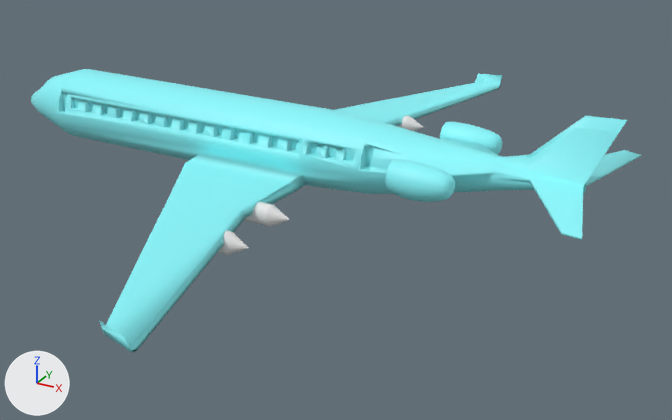
A saved change to the Blender file airmura/Murager.blend.
Rendered twice from a 50 mm lens placed at (13.0, -22.3, 12.2), pointed at (0.6, 0.3, 0.9). The lights are fixed; the arrows at lower left show +X, +Y and +Z.

The older version as bpy lines, for what is in view:
```python
ob_cylinder = bpy.data.objects.new('Cylinder', me_cylinder)
ob_cylinder.location = (-0.86, 0.23, 2.85)
ob_cylinder.rotation_euler = (0.0, 1.571, 0.0)  # degrees (0, 90, 0)
ob_cylinder.scale = (1.15, 1.26, 10.7)
ob_cylinder_001 = bpy.data.objects.new('Cylinder.001', me_cylinder_001)
ob_cylinder_001.location = (4.05, 0.0, 3.14)
ob_cylinder_001.rotation_euler = (0.0, 1.571, 0.0)  # degrees (0, 90, 0)
ob_cylinder_001.scale = (0.43, 0.43, 0.43)
ob_cylinder_002 = bpy.data.objects.new('Cylinder.002', me_cylinder_002)
ob_cylinder_002.location = (-0.05, -3.15, 2.07)
ob_cylinder_002.rotation_euler = (0.0, 1.571, 0.0)  # degrees (0, 90, 0)
ob_cylinder_002.scale = (0.302, 0.265, 1.14)
ob_cylinder_003 = bpy.data.objects.new('Cylinder.003', me_cylinder_003)
ob_cylinder_003.location = (-0.05, -5.1, 2.07)
ob_cylinder_003.rotation_euler = (0.0, 1.571, 0.0)  # degrees (0, 90, 0)
ob_cylinder_003.scale = (0.302, 0.265, 1.14)
```
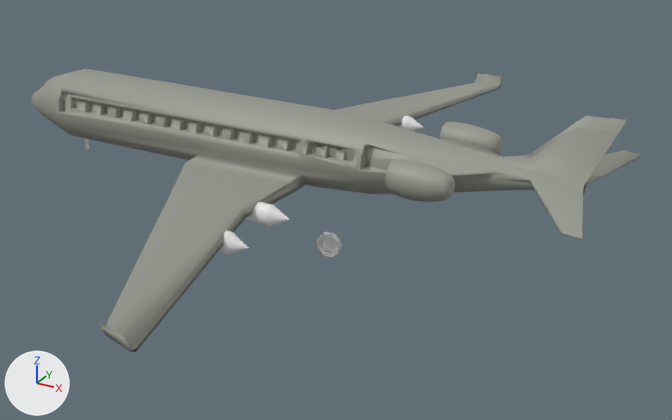
Location of each change, (x1, y1, x2, y2) in pixels of the pictures (672 x 420 px):
'Cylinder', recoloured (cyan to grey): (31, 69, 642, 352) in both
'Cylinder.001', recoloured (cyan to grey): (386, 122, 502, 202) in both
'Cylinder.008', added: after (317, 232, 342, 257)
'Cylinder.015', now drawn: after (84, 138, 89, 149)

What the commit changed:
Material 'Material.001' (mat_material_001) changes colour from cyan #8afaff to grey #96988d; in linear values from (0.255, 0.952, 1.0) to (0.306, 0.315, 0.268).
Mesh me_cylinder_008 is new.
It has 128 vertices, 98 faces and spans x -1.0..1.0, y -1.0..1.0, z -1.0..1.0.
Object 'Cylinder.008' (ob_cylinder_008) is new; it shows me_cylinder_008.
Its location is (1.95, -2.56, 1.29).
Its rotation in degrees is (90, 0, 0).
Its scale is (0.343, 0.343, 0.0732).
It gains a MIRROR modifier named 'Mirror'.
Modifier setting: use_axis = (False, True, False).
Modifier setting: mirror_object = ob_cylinder.
Object 'Cylinder.004' (ob_cylinder_004) is new; it shows a copy of me_cylinder_008.
Its location is (1.95, -2.56, 1.29).
Its rotation in degrees is (90, 0, 0).
Its scale is (0.343, 0.343, 0.0732).
